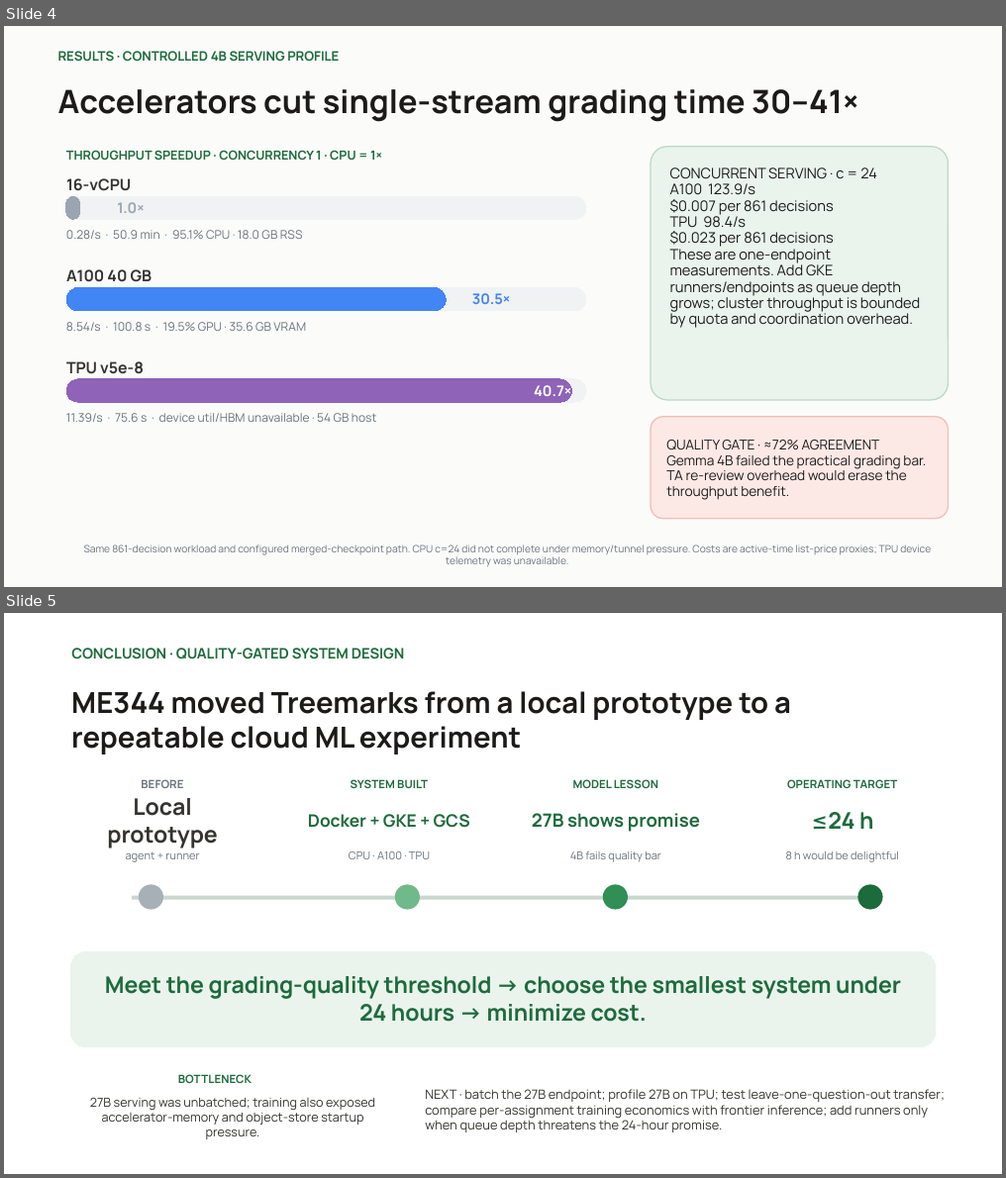
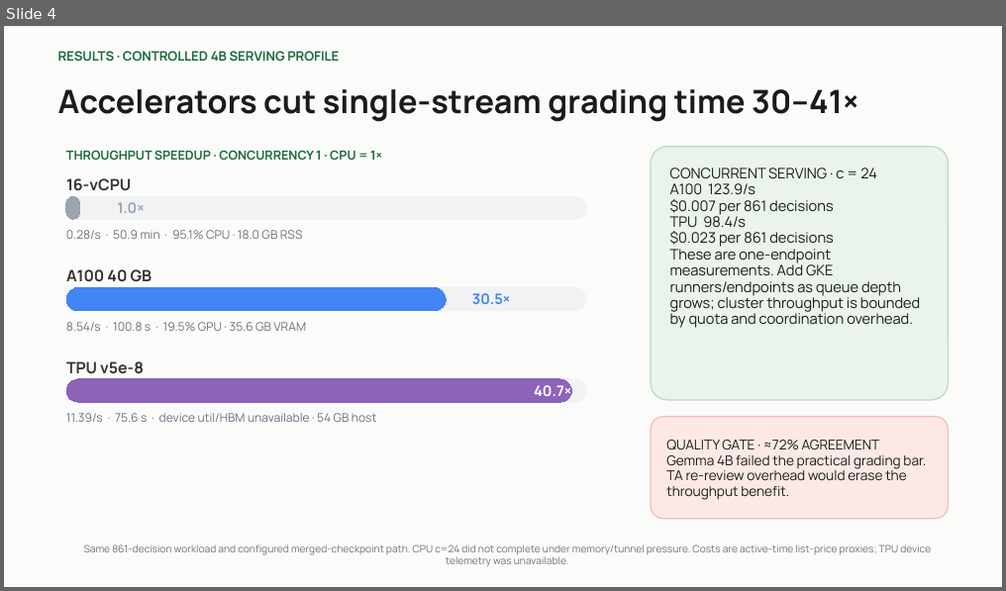
Before and after one commit to seanyepez/me344ricechem, a slide deck: slides/ME344_RiceChem_Option2_5_Slides.pptx. Shown one above the other, each under a label of ours: slides 4 and 5 before the commit, slide 4 after it. The pictures are 1006x1178 and 1006x591 pixels, drawn with LibreOffice and Linux fonts; fonts in the diff are those of the drawing; background and template pictures are left out. Boxes give left, top, right and bottom in pixels: in the first picture for what was removed or moved away, otherwise in the second. Text is boxed around its words. In the diff, an @@ line names an element or a change of style, - is before the commit and + after.

Commit message:
Slides in Sean's voice: teaching-ratio problem, takeaway conclusion, readable measurements

```diff
--- a/slides/ME344_RiceChem_Option2_5_Slides.pptx
+++ b/slides/ME344_RiceChem_Option2_5_Slides.pptx
@@ slide 5 removed at bbox=[4, 613, 1002, 1174], background #FFFFFF @@
@@ text removed at bbox=[71, 648, 405, 660] @@
-CONCLUSION · QUALITY-GATED SYSTEM DESIGN
@@ text removed at bbox=[71, 691, 791, 755] @@
-ME344 moved Treemarks from a local prototype to a repeatable cloud ML experiment
@@ text removed at bbox=[141, 779, 183, 788] @@
-BEFORE
@@ text removed at bbox=[350, 779, 428, 788] @@
-SYSTEM BUILT
@@ text removed at bbox=[573, 779, 658, 788] @@
-MODEL LESSON
@@ text removed at bbox=[787, 779, 897, 788] @@
-OPERATING TARGET
@@ text removed at bbox=[107, 798, 217, 849] @@
-Local prototype
@@ text removed at bbox=[308, 814, 470, 828] @@
-Docker + GKE + GCS
@@ text removed at bbox=[532, 813, 700, 832] @@
-27B shows promise
@@ text removed at bbox=[811, 812, 873, 829] @@
-≤24 h
@@ text removed at bbox=[126, 852, 199, 862] @@
-agent + runner
@@ text removed at bbox=[349, 852, 430, 860] @@
-CPU · A100 · TPU
@@ text removed at bbox=[570, 852, 661, 862] @@
-4B fails quality bar
@@ text removed at bbox=[786, 852, 899, 862] @@
-8 h would be delightful
@@ rectangle removed at bbox=[132, 895, 874, 899] @@
@@ ellipse removed at bbox=[139, 884, 163, 909] @@
@@ ellipse removed at bbox=[395, 884, 420, 909] @@
@@ ellipse removed at bbox=[603, 884, 628, 909] @@
@@ ellipse removed at bbox=[858, 884, 883, 909] @@
@@ rounded rectangle removed at bbox=[71, 953, 936, 1048] @@
@@ text removed at bbox=[105, 976, 901, 1022] @@
-Meet the grading-quality threshold → choose the smallest system under 24 hours → minimize cost.
@@ text removed at bbox=[178, 1074, 252, 1083] @@
-BOTTLENECK
@@ text removed at bbox=[90, 1097, 375, 1140] @@
-27B serving was unbatched; training also exposed accelerator-memory and object-store startup pressure.
@@ text removed at bbox=[425, 1089, 944, 1133] @@
-NEXT · batch the 27B endpoint; profile 27B on TPU; test leave-one-question-out transfer; compare per-assignment training economics with frontier inference; add runners only when queue depth threatens the 24-hour promise.
```
Also in this commit, not shown: 3 slides changed, 1 slide added, 1 other file.
